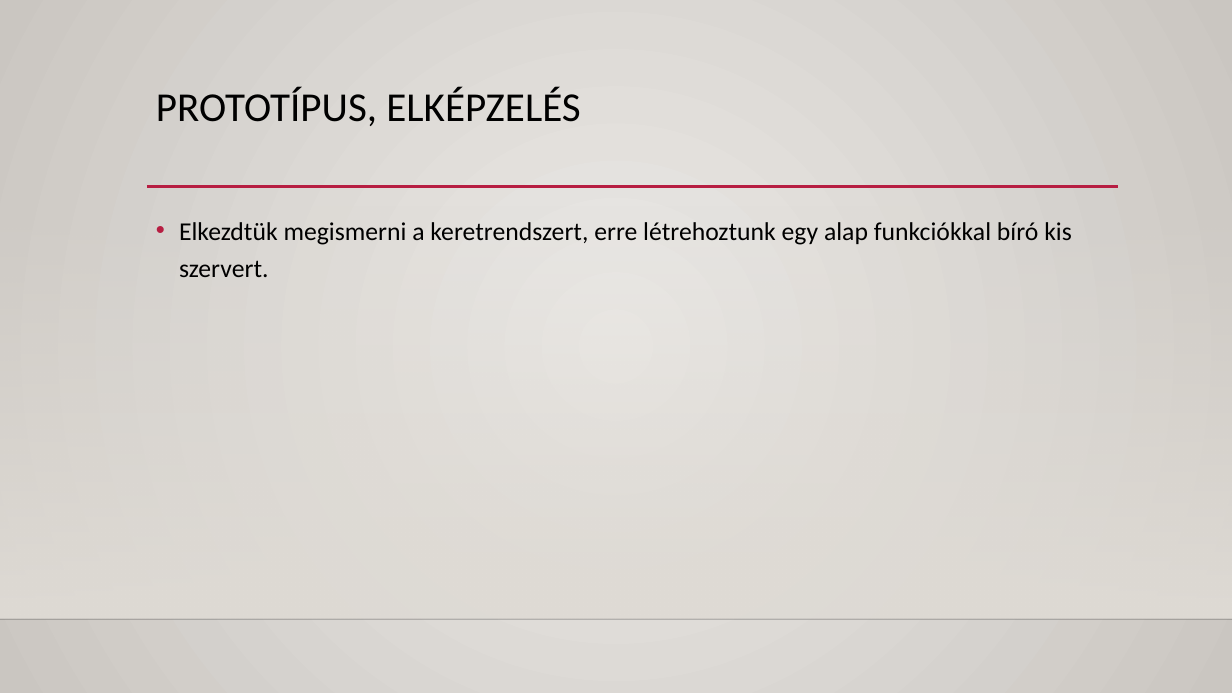
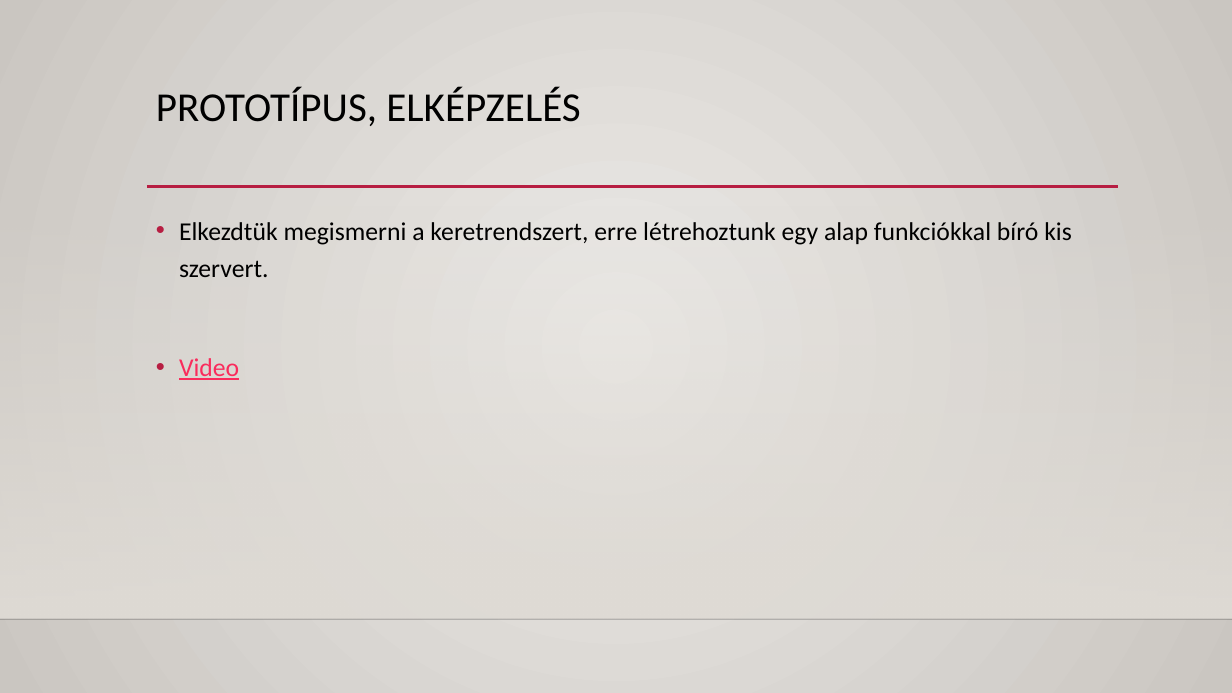
Before and after one commit to vlzsombor/rf-ingatlan-teljes, a slide deck: slide 4 of dokumentumok/Bemutato.pptx. Drawn at 1232x693 pixels with LibreOffice and Linux fonts; fonts in the diff are those of the drawing; background and template pictures are left out. Boxes give left, top, right and bottom in pixels: in the first picture for what was removed or moved away, otherwise in the second. Text is boxed around its words. In the diff, an @@ line names an element or a change of style, - is before the commit and + after.

Commit message:
Bemutato V1.0.2
changes
   - video

```diff
--- a/dokumentumok/Bemutato.pptx
+++ b/dokumentumok/Bemutato.pptx
@@ text at (x1=179, y1=358, x2=239, y2=380): paragraph added @@
+• Video
```
